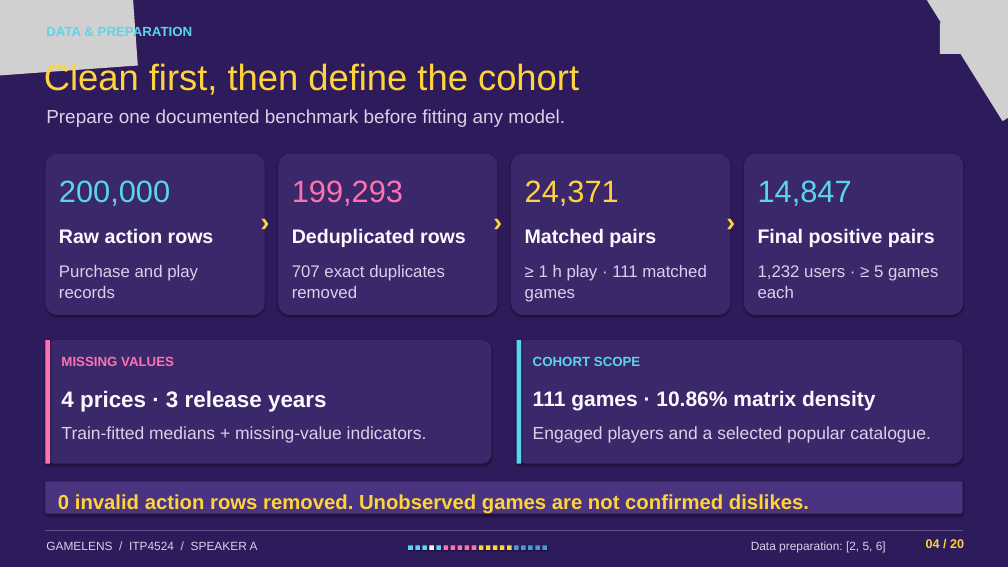
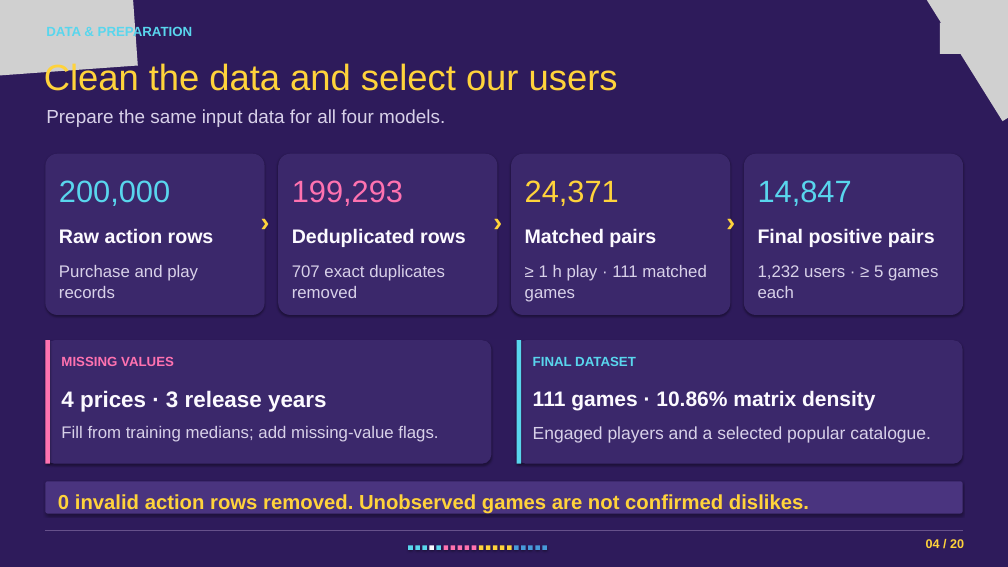
Before and after one commit to CalebChan411/ITP4524GP, a slide deck: slide 4 of part_b/game_recommendation/presentation.pptx. Drawn at 1008x567 pixels with LibreOffice and Linux fonts; fonts in the diff are those of the drawing; grey boxes stand for pictures. Boxes give left, top, right and bottom in pixels: in the first picture for what was removed or moved away, otherwise in the second. Text is boxed around its words. In the diff, an @@ line names an element or a change of style, - is before the commit and + after.

```diff
--- a/part_b/game_recommendation/presentation.pptx
+++ b/part_b/game_recommendation/presentation.pptx
@@ text at box(44, 61, 618, 91): text changed @@
-Clean first, then define the cohort
+Clean the data and select our users
@@ text at box(46, 109, 445, 127): text changed @@
-Prepare one documented benchmark before fitting any model.
+Prepare the same input data for all four models.
@@ text at box(533, 356, 636, 366): text changed @@
-COHORT SCOPE
+FINAL DATASET
@@ text at box(61, 426, 438, 442): text changed; size 25 to 24 pt @@
-Train-fitted medians + missing-value indicators.
+Fill from training medians; add missing-value flags.
@@ text removed at box(46, 541, 258, 550) @@
-GAMELENS / ITP4524 / SPEAKER A
@@ text removed at box(751, 541, 886, 553) @@
-Data preparation: [2, 5, 6]
```
Also in this commit, not shown: 17 other slides changed, 1 slide added, 1 slide removed, 4 other files.
